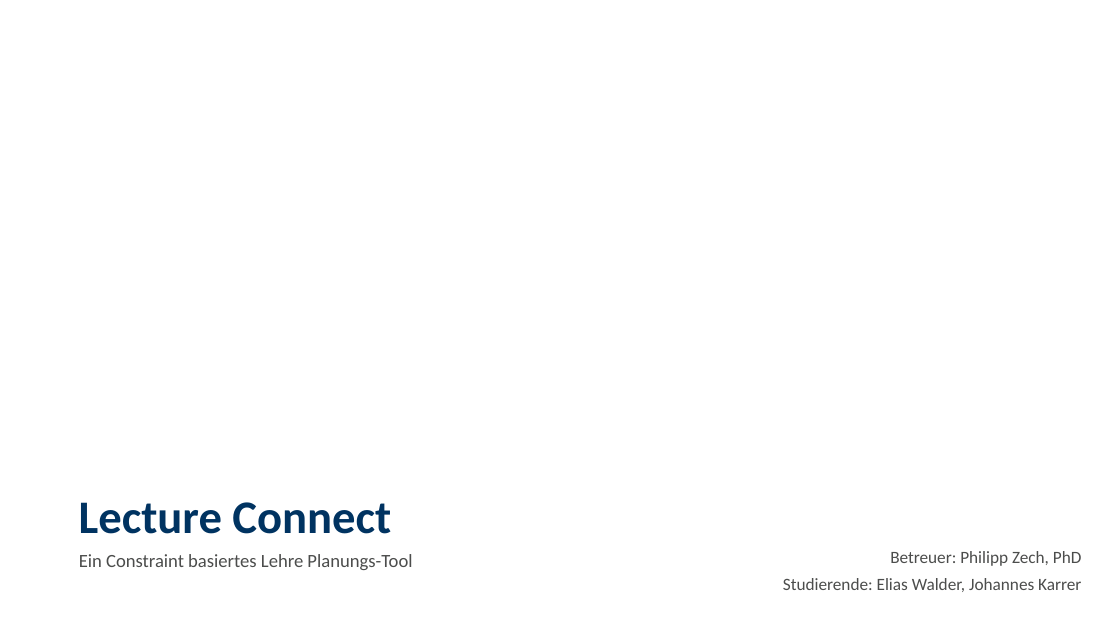
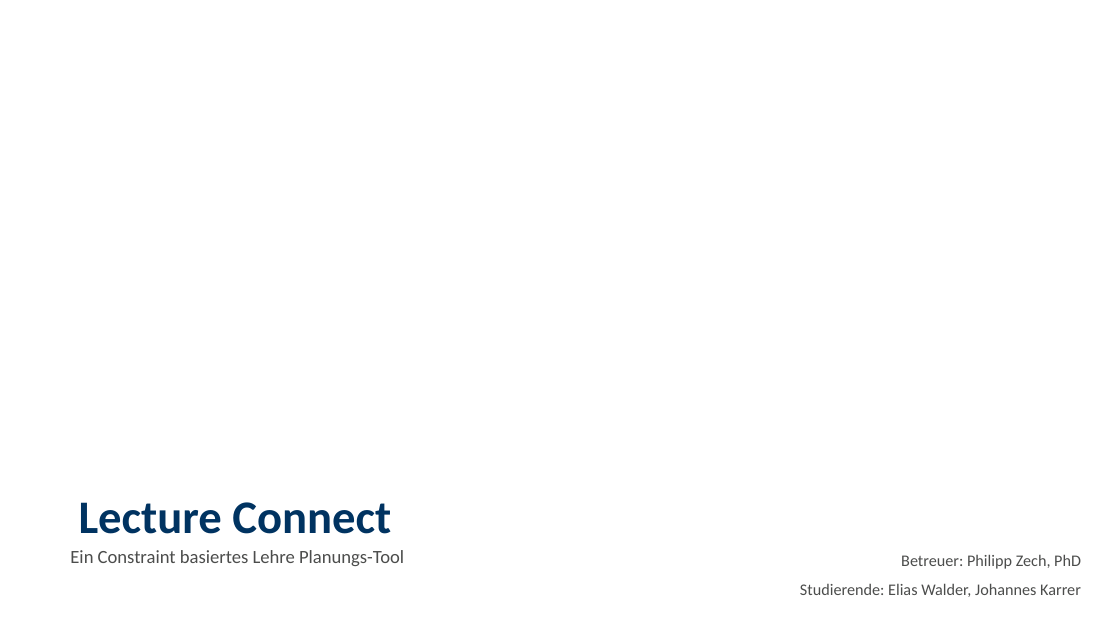
Before and after one commit to Darkuna/Lecture-Connect, a slide deck: slide 1 of Doku/Initiale Präsentation/pp-uniinnsbruck-vorlage-de-en-2023.pptx. Drawn at 1120x630 pixels with LibreOffice and Linux fonts; fonts in the diff are those of the drawing; background and template pictures are left out. Boxes give left, top, right and bottom in pixels: in the first picture for what was removed or moved away, otherwise in the second. Text is boxed around its words. In the diff, an @@ line names an element or a change of style, - is before the commit and + after.

```diff
--- a/Doku/Initiale Präsentation/pp-uniinnsbruck-vorlage-de-en-2023.pptx
+++ b/Doku/Initiale Präsentation/pp-uniinnsbruck-vorlage-de-en-2023.pptx
@@ text "Ein Constraint basiertes Lehre Planungs-Tool": place and size @@
-text "Ein Constraint basiertes Lehre Planungs-Tool" at <box>79,554,412,570</box>
+text "Ein Constraint basiertes Lehre Planungs-Tool" at <box>70,550,404,566</box>
@@ text "Betreuer: Philipp Zech, PhD" at <box>800,554,1081,597</box>: size 14.8 to 13.9 pt; line spacing 0.7 to 0.9 @@
```
Also in this commit, not shown: 11 other slides changed, 1 slide added, 1 other file.
